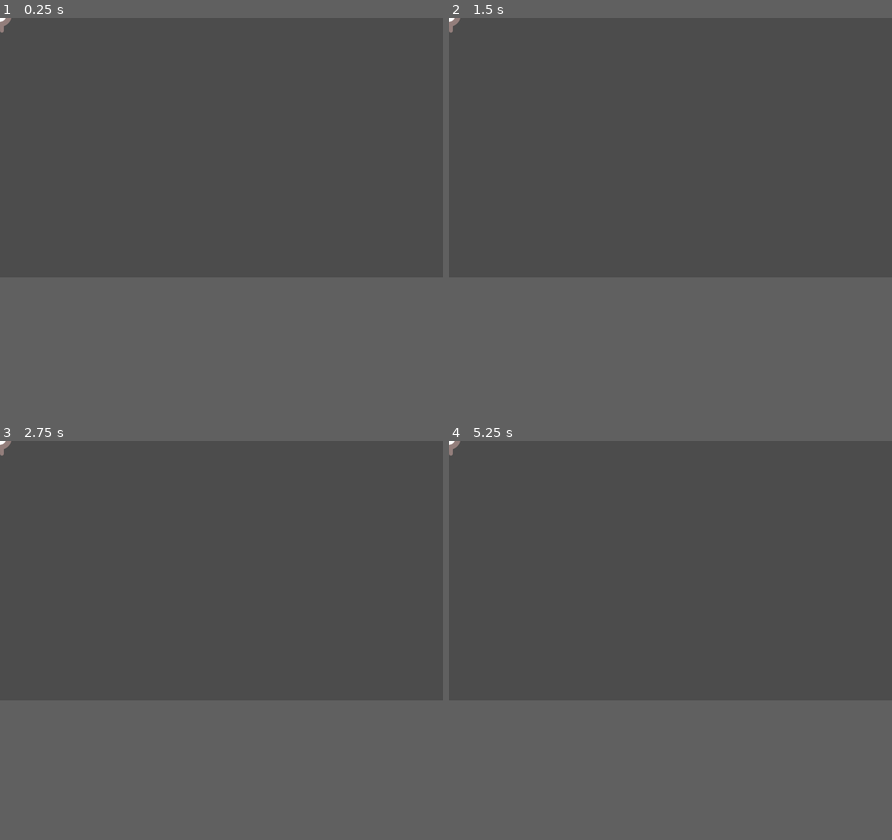
Above: before the commit, frames 1-4 (two rows, left to right).
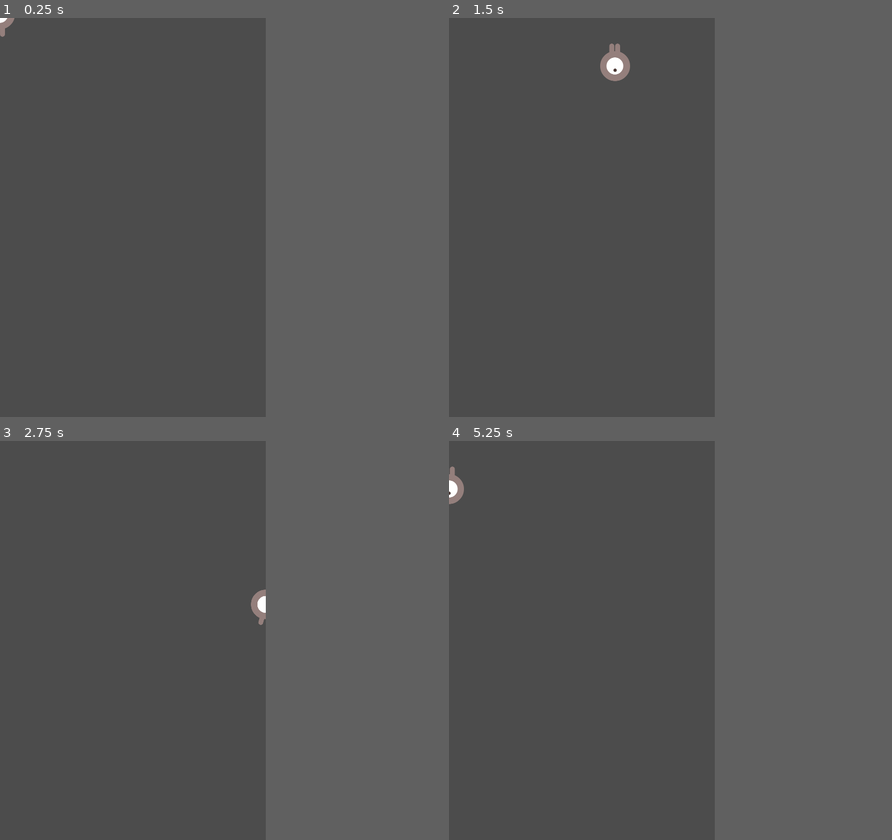
Above: after the commit, the same moments.

Repository: zygelon/GodotTest
Game: Godot game, scene res://Node2D.tscn
Same seed, same stepped clock (60 frames per second), same inputs: the game is played once before the commit and once after it. The project has no main scene, so this scene is started directly.
Inputs:
- Up to frame 1 (0.25 s): no input
- Up to frame 2 (1.5 s): tap Enter at 0.5 s; hold Right (ui_right) 0.53-1.28 s; hold Down (ui_down) from 1.28 s (still down)
- Up to frame 3 (2.75 s): release Down (ui_down) at 2.03 s; hold Right (ui_right) from 2.03 s (still down)
- Up to frame 4 (5.25 s): release Right (ui_right) at 2.78 s; hold Up (ui_up) 2.78-3.53 s; hold Left (ui_left) 3.53-5.03 s; tap Space at 5 s; hold Down (ui_down) from 5.03 s (still down)
The window is 800x468 before the commit and 480x720 after it. Grey fills any space a smaller window leaves; there, only what the larger window draws over its background counts as a difference.

The runs differ from the first frame. In frame 1, less than 0.1% of the frame differs, in the area x 0-4%, y 0-5%; in frame 2, 0.5%, in the area x 0-41%, y 0-16%; in frame 3, 0.3%; in frame 4, 0.3%.

Commit message:
added movement

Diff:
--- a/Player.gd
+++ b/Player.gd
@@ -12,9 +12,33 @@
 
 # Called when the node enters the scene tree for the first time.
 func _ready():
-	pass # Replace with function body.
+	screen_size = get_viewport_rect().size
+	 # Replace with function body.
 
 
 # Called every frame. 'delta' is the elapsed time since the previous frame.
-#func _process(delta):
-#	pass
+func _process(delta):
+	var velocity=Vector2()
+	if Input.is_action_pressed("ui_right"):
+		velocity.x +=1
+	if Input.is_action_pressed("ui_left"):
+		velocity.x-=1
+	if Input.is_action_pressed("ui_down"):
+		velocity.y+=1
+	if Input.is_action_pressed("ui_up"):
+		velocity.y-=1
+	if velocity.length()>0:
+		velocity = velocity.normalized() * speed
+		$AnimatedSprite.play()
+	else:
+		$AnimatedSprite.stop()
+	position+=velocity*delta
+	position.x=clamp(position.x, 0, screen_size.x)
+	position.y=clamp(position.y,0,screen_size.y)
+	if velocity.x != 0:
+		$AnimatedSprite.animation='walk'
+		$AnimatedSprite.flip_v=false
+		$AnimatedSprite.flip_h=velocity.x < 0
+	elif velocity.y != 0:
+		$AnimatedSprite.animation = 'up'
+		$AnimatedSprite.flip_v = velocity.y > 0
--- a/project.godot
+++ b/project.godot
@@ -18,6 +18,12 @@
 config/name="Новый Игровой Проект"
 config/icon="res://icon.png"
 
+[display]
+
+window/size/width=480
+window/size/height=720
+
 [rendering]
 
+quality/driver/driver_name="GLES2"
 environment/default_environment="res://default_env.tres"
